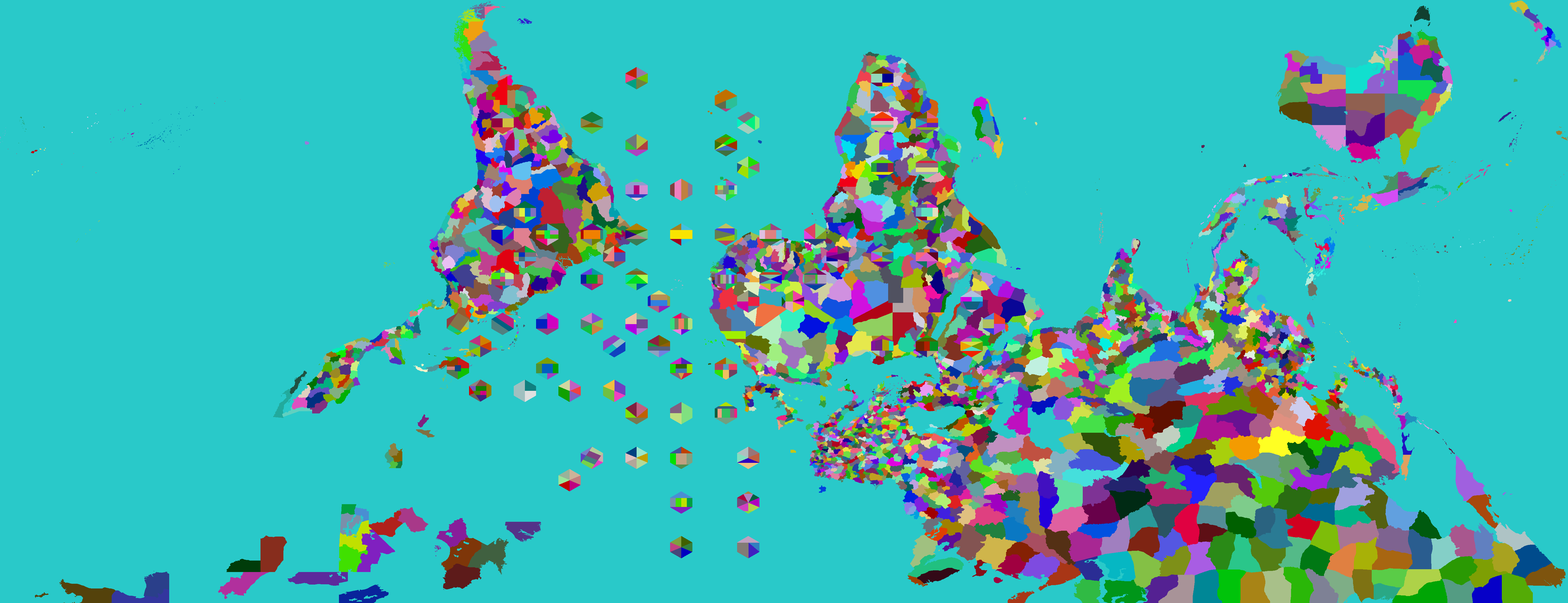
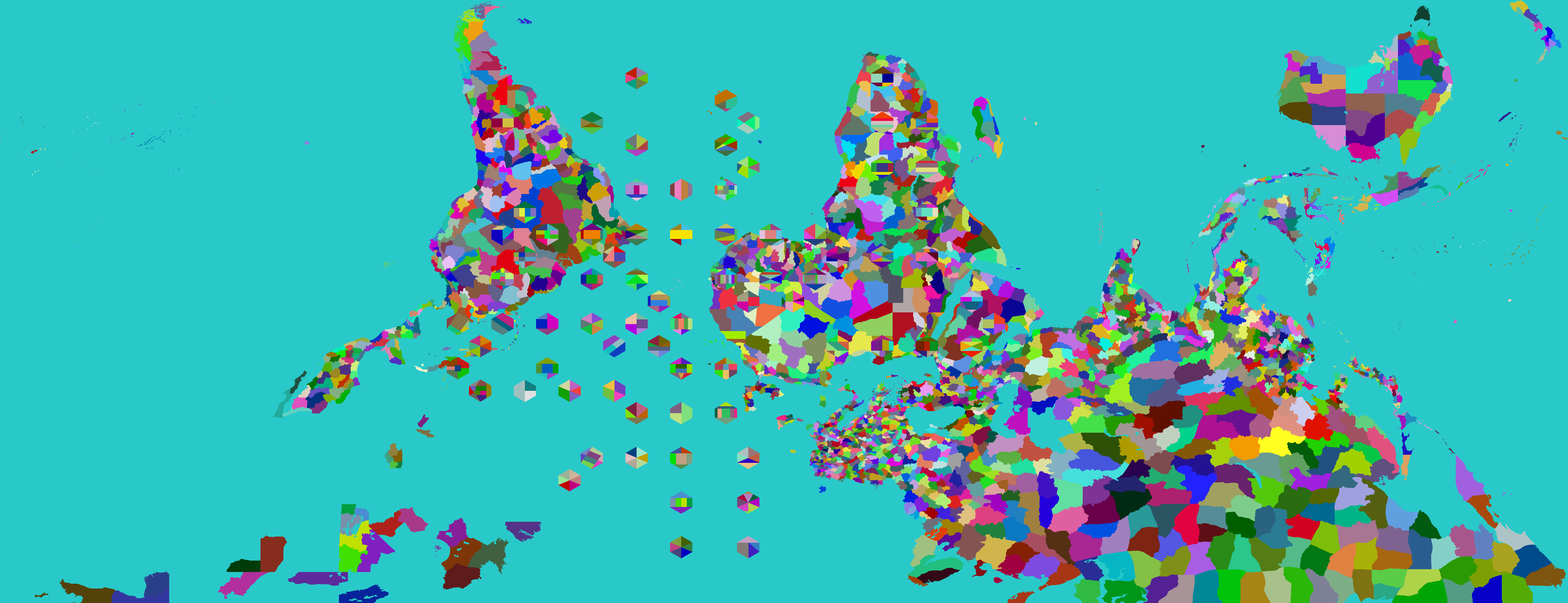
Comparing the layer stacks of the two 1568×603 images. Changes:
painted on "Provinces" over 774, 335, 849, 416
